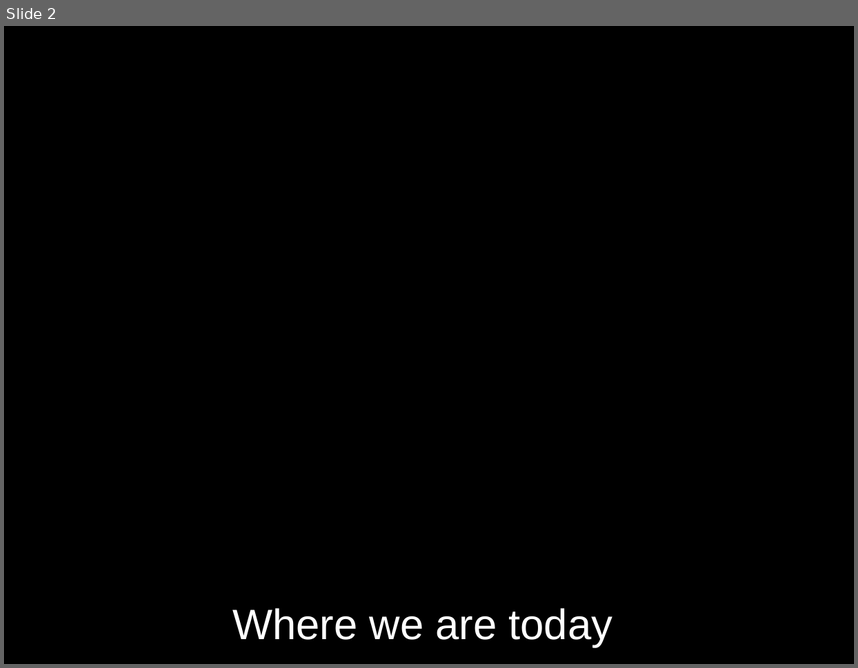
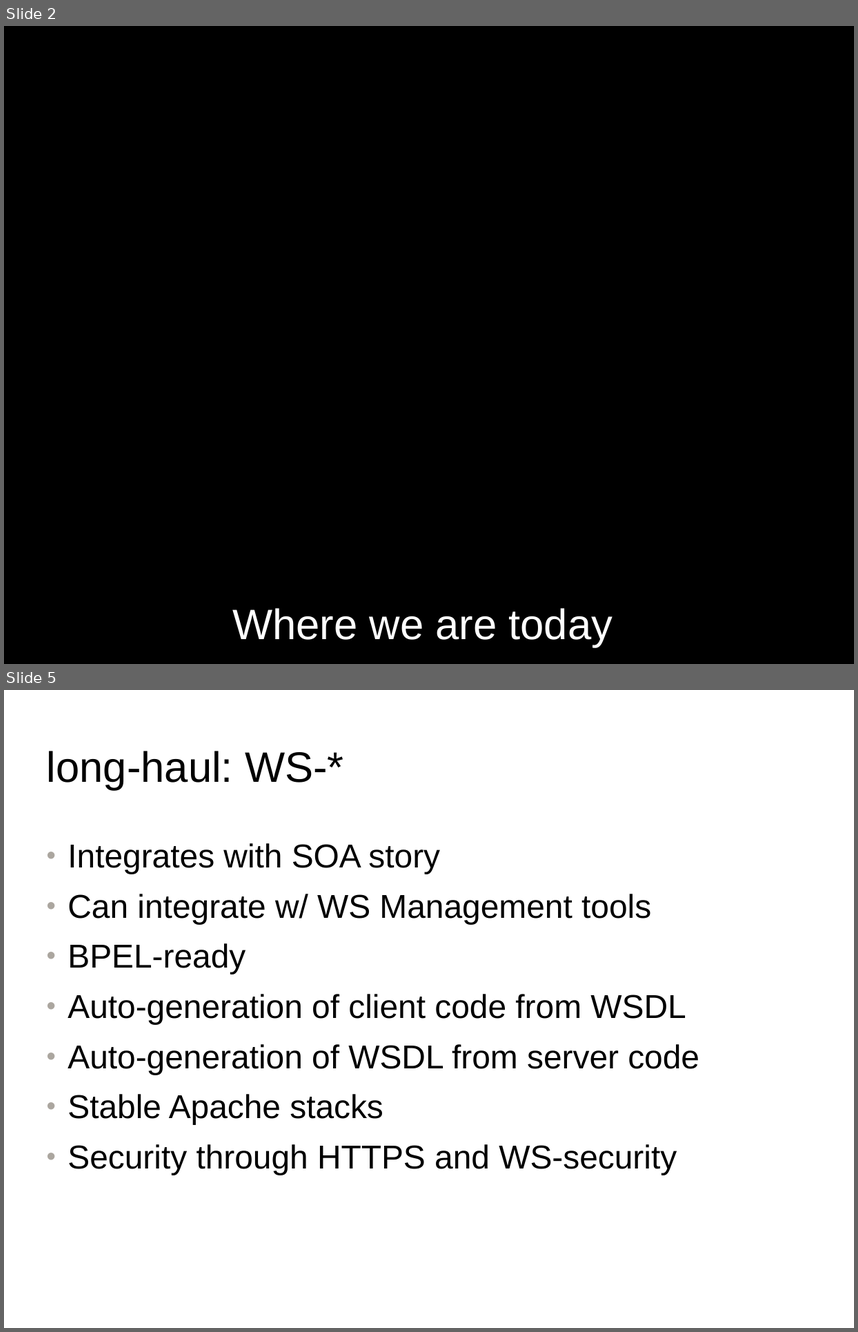
Before and after one commit to rhusar/smartfrog, a slide deck: core/components/hadoop/doc/mombasa_long_haul_hadoop.odp. Shown one above the other, each under a label of ours: slide 2 before the commit, slides 2 and 5 after it; the slides between them are not shown. The pictures are 858x668 and 858x1332 pixels, drawn with LibreOffice and Linux fonts; fonts in the diff are those of the drawing; background and template pictures are left out. Boxes give left, top, right and bottom in pixels: in the first picture for what was removed or moved away, otherwise in the second. Text is boxed around its words. In the diff, an @@ line names an element or a change of style, - is before the commit and + after.

```diff
--- a/core/components/hadoop/doc/mombasa_long_haul_hadoop.odp
+++ b/core/components/hadoop/doc/mombasa_long_haul_hadoop.odp
@@ slide 5 added at (4, 690, 854, 1328), background #FFFFFF @@
@@ title added at (47, 751, 344, 790), 36 pt, text #000000 @@
+long-haul: WS-*
@@ text added at (67, 843, 700, 1174), 28 pt, text #000000 @@
+• Integrates with SOA story
+• Can integrate w/ WS Management tools
+• BPEL-ready
+• Auto-generation of client code from WSDL
+• Auto-generation of WSDL from server code
+• Stable Apache stacks
+• Security through HTTPS and WS-security
```
Also in this commit, not shown: 1 slide changed, 1 other slide added, 1 other file.
